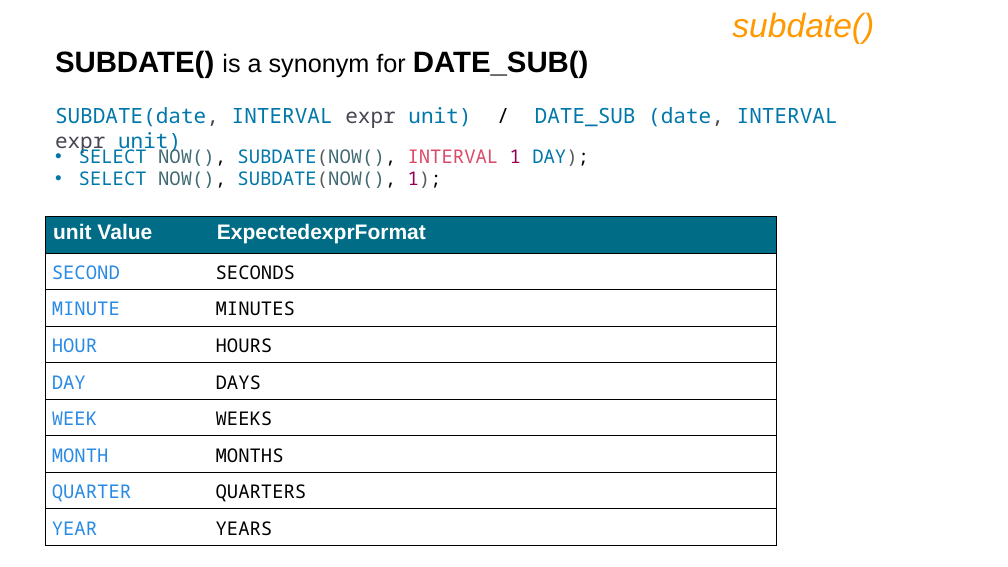
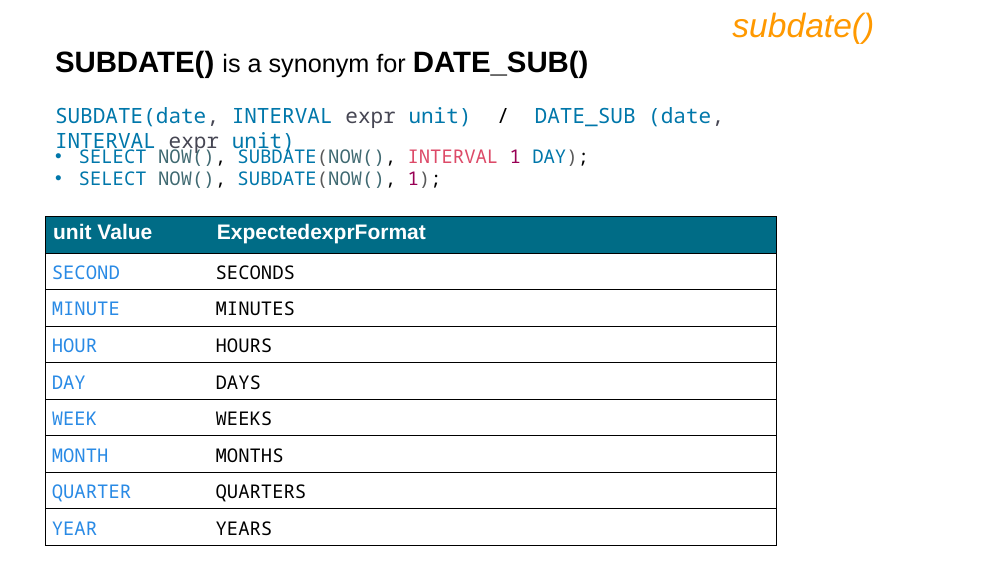
Before and after one commit to shubhamlokhande2147/CDAC-Buddy, a slide deck: slide 110 of DBT/IET MySQL PPT Ver9.pptx. Drawn at 1008x567 pixels with LibreOffice and Linux fonts; fonts in the diff are those of the drawing. Boxes give left, top, right and bottom in pixels: in the first picture for what was removed or moved away, otherwise in the second. Text is boxed around its words. In the diff, an @@ line names an element or a change of style, - is before the commit and + after.

```diff
--- a/DBT/IET MySQL PPT Ver9.pptx
+++ b/DBT/IET MySQL PPT Ver9.pptx
@@ text "SUBDATE(date, INTERVAL expr unit) / ..." rewrapped from bbox=[53, 107, 838, 240] to bbox=[53, 107, 724, 240] @@
```
Also in this commit, not shown: 12 other slides changed, 52 slides added, 1 other file.
